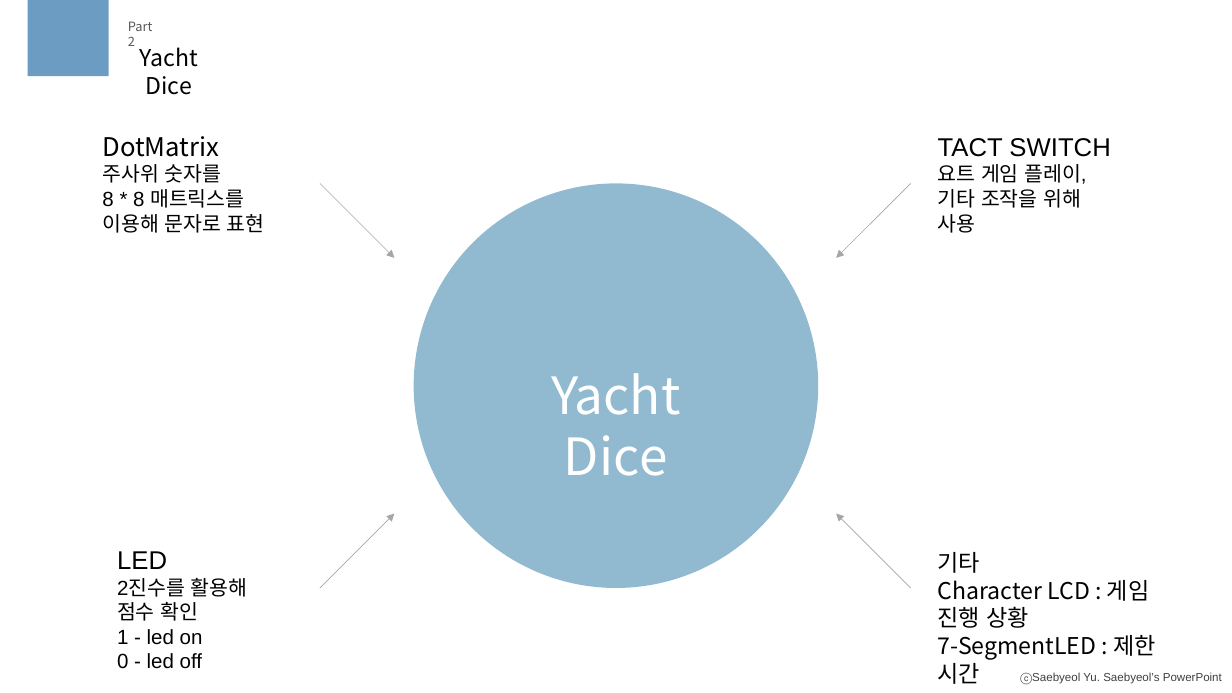
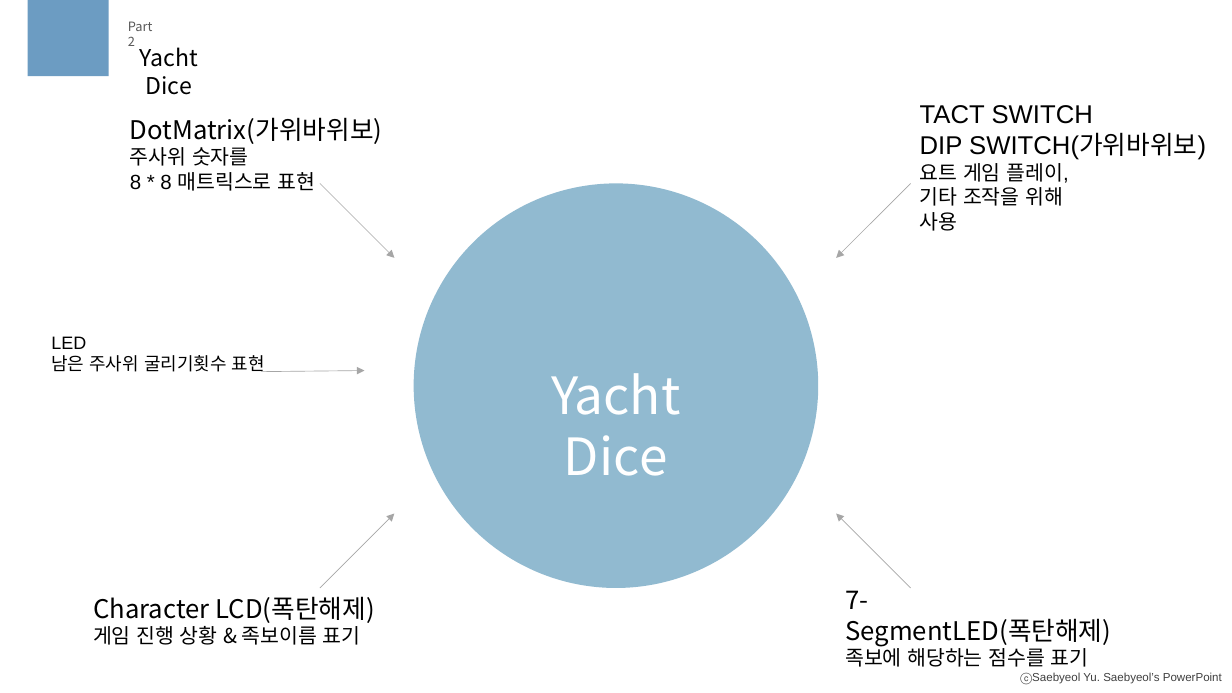
Before and after one commit to meohyun1/IoT_Proj, a slide deck: slide 5 of doc/IoT_1차발표.pptx (slide 10 before the commit). Drawn at 1232x693 pixels with LibreOffice and Linux fonts; fonts in the diff are those of the drawing. Boxes give left, top, right and bottom in pixels: in the first picture for what was removed or moved away, otherwise in the second. Text is boxed around its words. In the diff, an @@ line names an element or a change of style, - is before the commit and + after.

```diff
--- a/doc/IoT_1차발표.pptx
+++ b/doc/IoT_1차발표.pptx
@@ text "DotMatrix(가위바위보)": place and size @@
-text "DotMatrix(가위바위보)" at box(102, 136, 265, 233)
+text "DotMatrix(가위바위보)" at box(130, 117, 383, 191)
@@ text at box(130, 117, 383, 144): text changed @@
-DotMatrix
+DotMatrix(가위바위보)
@@ text "TACT SWITCH": place and size @@
-text "TACT SWITCH" at box(938, 138, 1110, 233)
+text "TACT SWITCH" at box(920, 105, 1206, 231)
@@ text at box(920, 133, 1206, 160): paragraph added @@
+DIP SWITCH(가위바위보)
@@ text at box(130, 172, 316, 191): text changed @@
-8 * 8 매트릭스를
-이용해 문자로 표현
+8 * 8 매트릭스로 표현
@@ text added at box(51, 336, 265, 372), 14 pt, text #000000 @@
+LED
+남은 주사위 굴리기횟수 표현
@@ arrow added from (262, 372) to (364, 371), #A6A6A6 0.5 pt @@
@@ text at box(93, 596, 374, 645): text changed; size 16 to 20 pt; font Arial to Noto Sans CJK KR @@
-LED
-2진수를 활용해
-점수 확인
-1 - led on
-0 - led off
+Character LCD(폭탄해제)
+게임 진행 상황 & 족보이름 표기
@@ text at box(845, 590, 1111, 667): text changed; size 18 to 20 pt @@
-기타
-Character LCD : 게임 진행 상황
-7-SegmentLED : 제한 시간
+7-SegmentLED(폭탄해제)
+족보에 해당하는 점수를 표기
```
Also in this commit, not shown: 2 other slides changed, 1 slide added, 6 slides removed, 3 other files.
